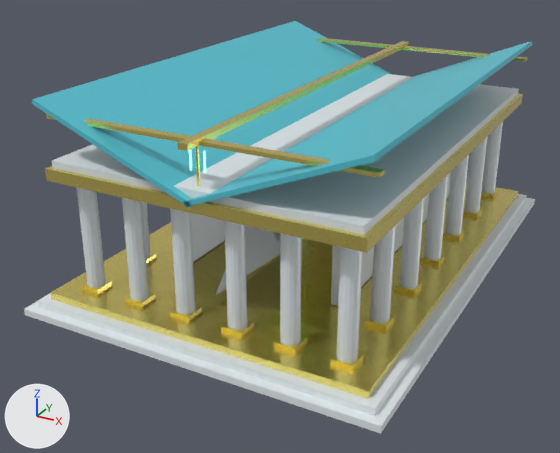
A saved change to the glTF model assets/models/temple_poseidon.glb.
One viewpoint serves both versions: a camera (50 mm lens) standing at (15.1, -31.2, 16.6) and looking at (-0.8, -2.3, 2.1). The axes (+X, +Y, +Z) are drawn at lower left. The lights are the same throughout. The older version comes first. Vertices at exactly the same position are counted once.

Objects in the first picture: 'Temple_Poseidon'.
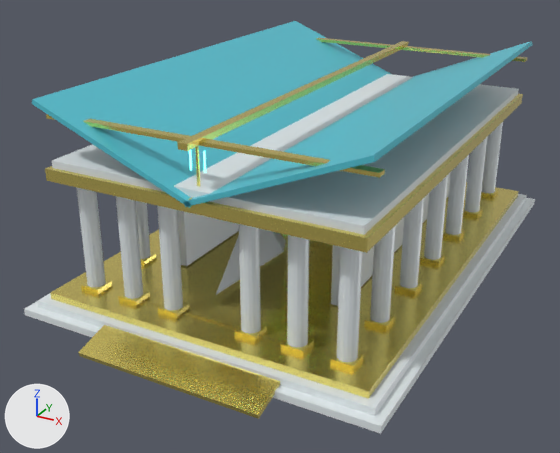
Boxes (x1, y1, x2, y2) around the edits, measured in the pictures (560 x 453 px; the box of a moved part takes in the faces that stretch with it):
```json
{"part": 1, "of": "me_cube", "change": "moved or reshaped", "before": [124, 292, 156, 307], "after": [118, 290, 150, 306]}
{"part": 2, "of": "me_cube", "change": "moved or reshaped", "before": [170, 305, 202, 321], "after": [158, 302, 190, 318]}
{"part": 3, "of": "me_cube", "change": "moved or reshaped", "before": [221, 320, 254, 337], "after": [235, 324, 267, 341]}
{"part": 4, "of": "me_cube", "change": "moved or reshaped", "before": [274, 336, 307, 353], "after": [281, 338, 314, 356]}
{"part": 5, "of": "me_cube", "change": "moved or reshaped", "before": [122, 198, 302, 345], "after": [78, 196, 309, 419]}
```

Edits to the scene script, one JSON object a line:
```json
{"block": "me_cube", "where": "# used by ob_temple_poseidon; location = (0.0, 0.0, 0.0)"}
{"op": "remove", "block": "me_cube", "code": "me_cube.from_pydata(...)  # 2476 vertices, 4588 faces; spans x -8.0..8.0, y -11.5..11.5, z 0.0..9.2"}
{"op": "add", "block": "me_cube", "code": "me_cube.from_pydata(...)  # 2484 vertices, 4600 faces; spans x -8.0..8.0, y -12.7..11.5, z -0.1..9.2"}
{"block": "me_cube", "change": "me_cube part 1: the loose piece of 8 vertices spanning x -4.0..-3.0, y -9.8..-8.9, z 0.9..1.1 is moved by (-0.3, 0.0, 0.0)"}
{"block": "me_cube", "change": "me_cube part 2: the loose piece of 8 vertices spanning x -1.7..-0.8, y -9.8..-8.9, z 0.9..1.1 is moved by (-0.6, 0.0, 0.0)"}
{"block": "me_cube", "change": "me_cube part 3: the loose piece of 8 vertices spanning x 0.8..1.7, y -9.8..-8.9, z 0.9..1.1 is moved by (0.6, 0.0, 0.0)"}
{"block": "me_cube", "change": "me_cube part 4: the loose piece of 8 vertices spanning x 3.0..4.0, y -9.8..-8.9, z 0.9..1.1 is moved by (0.3, 0.0, 0.0)"}
{"block": "me_cube", "change": "me_cube part 5: 84 vertices moved from x -3.9..3.9, y -9.8..-9.0, z 1.2..5.8 to x -4.2..4.2, y -9.8..-9.0, z 1.2..5.8; 36 vertices removed from x -3.9..3.9, y -9.8..-9.0, z 1.2..5.8; 44 vertices added at x -4.2..4.2, y -12.7..-9.0, z -0.1..5.8"}
{"block": "me_cube", "change": "other edits to the shape of me_cube do not show in these pictures"}
```
